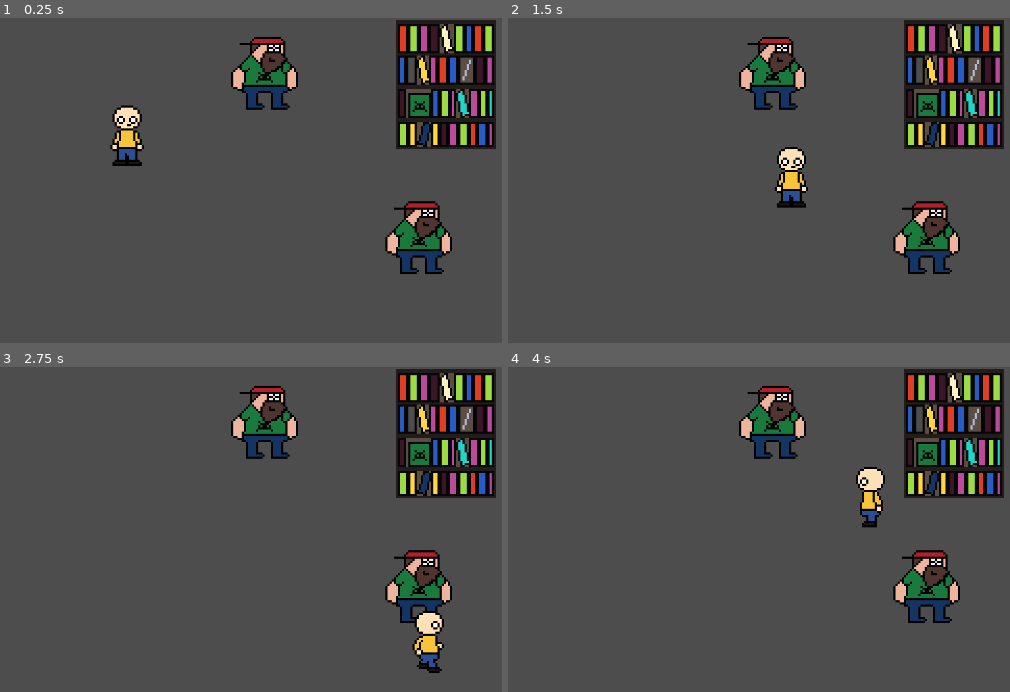
Above: before the commit, frames 1-4 (two rows, left to right).
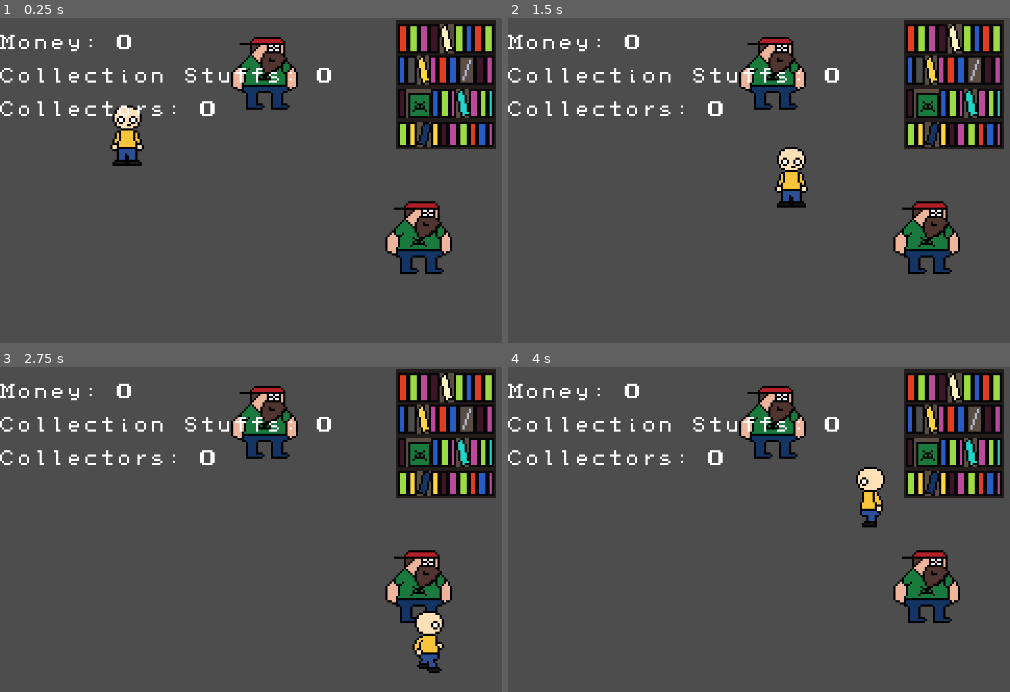
Above: after the commit, the same moments.

Repository: memoloop/ld58
Game: Godot game, scene res://scenes/game/game.tscn
The game is run twice, just before and just after one commit, with the same random seed, the same clock (stepped at 60 frames per second) and the same inputs.
Inputs:
- Up to frame 1 (0.25 s): no input
- Up to frame 2 (1.5 s): tap Enter at 0.5 s; hold D (walk_right) 0.53-1.28 s; hold Space (interact) 0.53-1.28 s; hold S (walk_down) from 1.28 s (still down); tap Space (interact) at 1.35 s
- Up to frame 3 (2.75 s): release S (walk_down) at 2.03 s; hold D (walk_right) from 2.03 s (still down); hold Space (interact) from 2.03 s (still down)
- Up to frame 4 (4 s): release D (walk_right) at 2.78 s; release Space (interact) at 2.78 s; hold W (walk_up) 2.78-3.53 s; tap Space (interact) at 2.85 s; hold A (walk_left) from 3.53 s (still down); hold Space (interact) from 3.53 s (still down)

The runs differ from the first frame. In frame 1, 1.5% of the frame differs, in the area x 0-66%, y 4-31%; in frame 2, 1.5%; in frame 3, 1.5%; in frame 4, 1.5%.

Commit message:
HUD and first mechanics

Diff:
--- a/project.godot
+++ b/project.godot
@@ -13,6 +13,10 @@
 config/name="LD58"
 run/main_scene="uid://eq6huhdqjsps"
 config/features=PackedStringArray("4.4", "GL Compatibility")
+
+[autoload]
+
+Global="*res://scripts/global.gd"
 
 [display]
 
--- a/scenes/characters/collector/collector.gd
+++ b/scenes/characters/collector/collector.gd
@@ -5,6 +5,7 @@
 var direction: Vector2 = Vector2.ZERO
 var speed: float = 80.0
 var player_position: Vector2 = Vector2.ZERO
+@export var money: int = 10
 
 @onready var animated_sprite: AnimatedSprite2D = $AnimatedSprite2D
 
--- a/scenes/characters/player/player.gd
+++ b/scenes/characters/player/player.gd
@@ -62,11 +62,15 @@
 		var collider = ray_cast.get_collider()
 		if Input.is_action_pressed("interact"):
 			if collider is Collector:
-				collider.is_enlisted = true
-				collider.collision_layer = 2
-				collider.collision_mask = 2
-				collider.z_index = -1
-				collector_list.append(collider)
+				if Global.collection_stuffs >= 5:
+					collider.is_enlisted = true
+					collider.collision_layer = 2
+					collider.collision_mask = 2
+					collider.z_index = -1
+					collector_list.append(collider)
+					Global.collectors += 1
+					Global.money += collider.money
+					Global.collection_stuffs -= 5
 
 			if collider is Shelf:
 				collider.progress -= gripping_speed
--- a/scenes/characters/shelf/shelf.gd
+++ b/scenes/characters/shelf/shelf.gd
@@ -3,6 +3,7 @@
 
 var is_empty: bool = false
 @export var progress: float = 100.0
+@export var collection_stuffs = 30
 
 @onready var sprite: Sprite2D = $Sprite2D
 
@@ -10,3 +11,4 @@
     if not is_empty and progress <= 0.0:
         is_empty = true
         sprite.region_rect = Rect2(48, 0, 48, 62)
+        Global.collection_stuffs += collection_stuffs
--- a/scenes/characters/shelf/shelf.tscn
+++ b/scenes/characters/shelf/shelf.tscn
@@ -7,6 +7,7 @@
 size = Vector2(48, 62)
 
 [node name="Shelf" type="StaticBody2D"]
+z_index = -2
 script = ExtResource("1_pfc17")
 
 [node name="Sprite2D" type="Sprite2D" parent="."]
--- a/scenes/game/game.tscn
+++ b/scenes/game/game.tscn
@@ -1,8 +1,9 @@
-[gd_scene load_steps=4 format=3 uid="uid://eq6huhdqjsps"]
+[gd_scene load_steps=5 format=3 uid="uid://eq6huhdqjsps"]
 
 [ext_resource type="PackedScene" uid="uid://4wwlc7kam4xp" path="res://scenes/characters/player/player.tscn" id="1_sul5r"]
 [ext_resource type="PackedScene" uid="uid://cimd17tjghgl0" path="res://scenes/characters/collector/collector.tscn" id="2_7h61r"]
 [ext_resource type="PackedScene" uid="uid://cbe0tmdd1p3u5" path="res://scenes/characters/shelf/shelf.tscn" id="3_0sr1o"]
+[ext_resource type="PackedScene" uid="uid://bts01so8ushqe" path="res://scenes/hud/hud.tscn" id="4_kelw5"]
 
 [node name="Game" type="Node"]
 
@@ -20,3 +21,5 @@
 
 [node name="Shelf" parent="YSort" instance=ExtResource("3_0sr1o")]
 position = Vector2(214, 63)
+
+[node name="HUD" parent="." instance=ExtResource("4_kelw5")]
--- /dev/null
+++ b/scenes/hud/hud.gd
@@ -0,0 +1,10 @@
+extends CanvasLayer
+
+@onready var money_label: Label = $MoneyLabel
+@onready var collection_stuff_label: Label = $CollectionStuffLabel
+@onready var collector_label: Label = $CollectorLabel
+
+func _process(_delta):
+	money_label.text = "Money: " + str(Global.money)
+	collection_stuff_label.text = "Collection Stuffs: " + str(Global.collection_stuffs)
+	collector_label.text = "Collectors: " + str(Global.collectors)
--- /dev/null
+++ b/scenes/hud/hud.tscn
@@ -0,0 +1,31 @@
+[gd_scene load_steps=3 format=3 uid="uid://bts01so8ushqe"]
+
+[ext_resource type="Script" uid="uid://vculf0x3kwqn" path="res://scenes/hud/hud.gd" id="1_48c2t"]
+[ext_resource type="FontFile" uid="uid://b2n8wlv738x0a" path="res://assets/font/earthbound-beginnings.ttf" id="2_cgeww"]
+
+[node name="HUD" type="CanvasLayer"]
+script = ExtResource("1_48c2t")
+
+[node name="MoneyLabel" type="Label" parent="."]
+offset_top = 8.0
+offset_right = 64.0
+offset_bottom = 16.0
+theme_override_fonts/font = ExtResource("2_cgeww")
+theme_override_font_sizes/font_size = 8
+text = "Money: 0"
+
+[node name="CollectionStuffLabel" type="Label" parent="."]
+offset_top = 24.0
+offset_right = 64.0
+offset_bottom = 33.0
+theme_override_fonts/font = ExtResource("2_cgeww")
+theme_override_font_sizes/font_size = 8
+text = "Stuff: 0"
+
+[node name="CollectorLabel" type="Label" parent="."]
+offset_top = 40.0
+offset_right = 104.0
+offset_bottom = 50.0
+theme_override_fonts/font = ExtResource("2_cgeww")
+theme_override_font_sizes/font_size = 8
+text = "Collectors: 0"
--- a/scripts/global.gd
+++ b/scripts/global.gd
@@ -2,3 +2,4 @@
 
 var money: int = 0                      # You can buy collection stuffs
 var collection_stuffs: int = 0          # You can enlist collectors
+var collectors: int = 0                 # Number of collectors who follow you
Binary file added: assets/font/earthbound-beginnings.ttf
Not shown, added: assets/font/earthbound-beginnings.ttf.import
Not shown, added: assets/font/license.txt
Not shown, added: assets/font/readme.txt
Not shown, added: scenes/hud/hud.gd.uid
